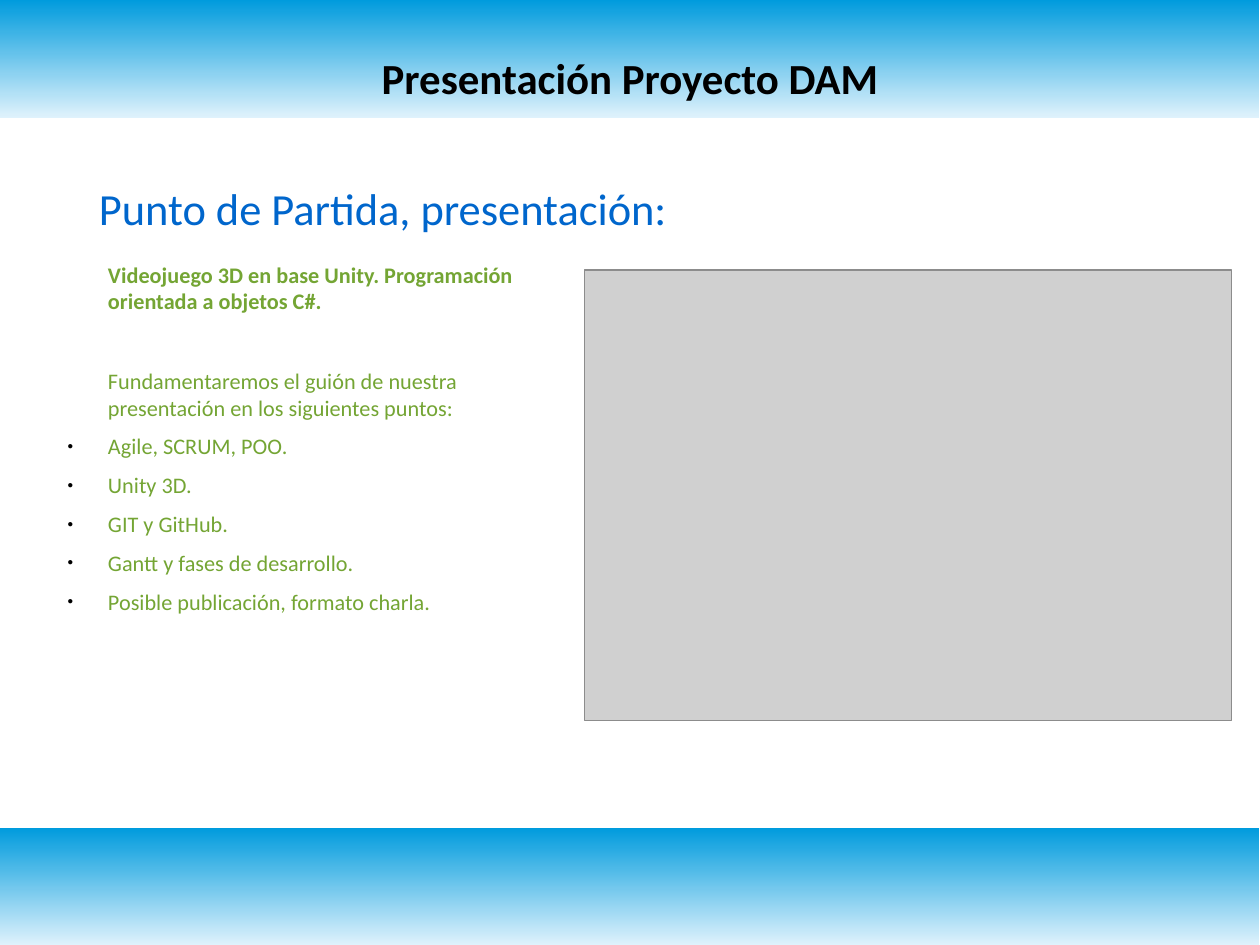
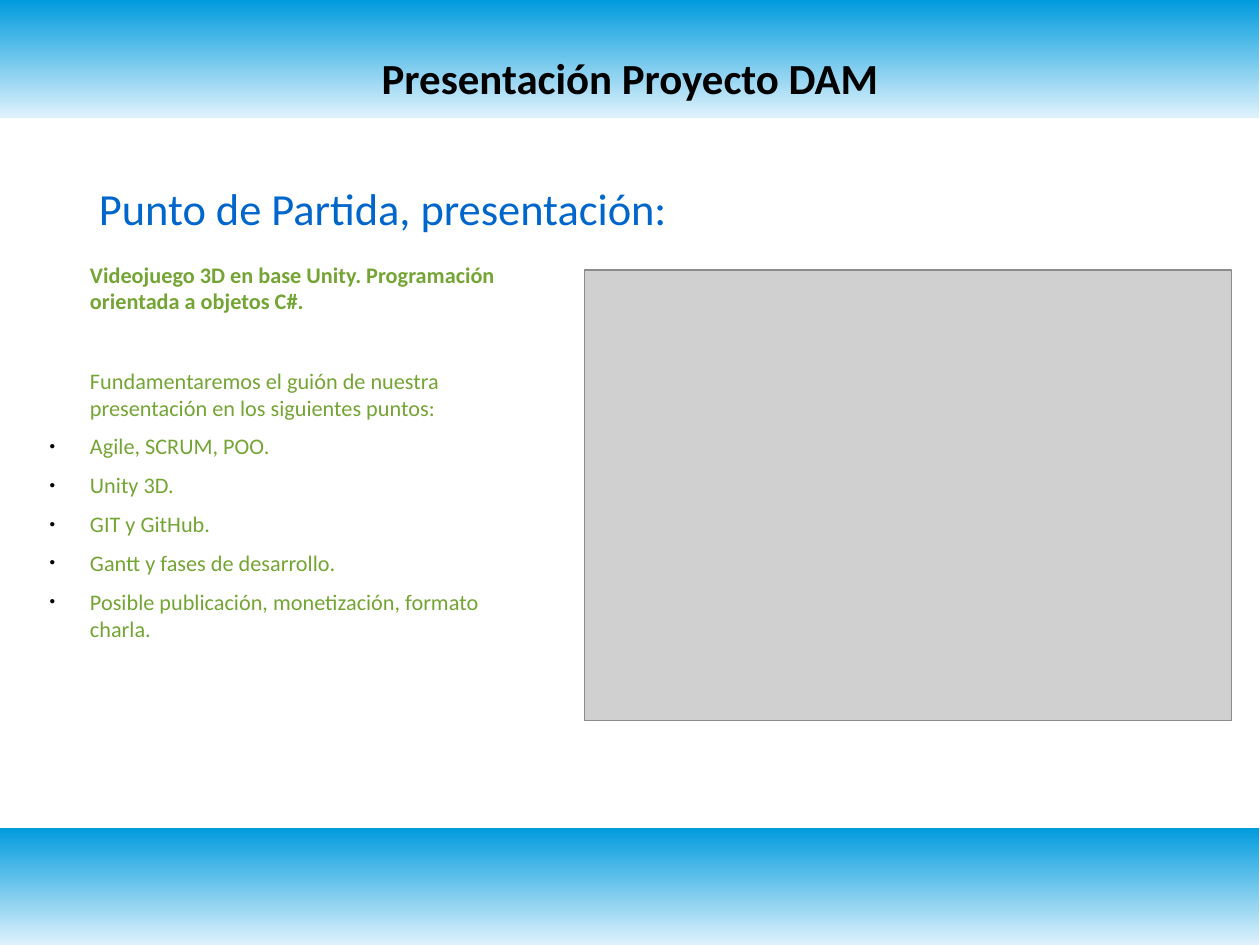
Before and after one commit to hectorgomezarino/ProyectoDAM, a slide deck: slide 2 of PresentaciónProyecto.odp. Drawn at 1260x945 pixels with LibreOffice and Linux fonts; fonts in the diff are those of the drawing; grey boxes stand for pictures. Boxes give left, top, right and bottom in pixels: in the first picture for what was removed or moved away, otherwise in the second. Text is boxed around its words. In the diff, an @@ line names an element or a change of style, - is before the commit and + after.

```diff
--- a/PresentaciónProyecto.odp
+++ b/PresentaciónProyecto.odp
@@ text "Videojuego 3D en base Unity. ..." moved from (x1=108, y1=267, x2=512, y2=614) to (x1=90, y1=267, x2=494, y2=637) @@
@@ text at (x1=90, y1=594, x2=478, y2=637): text changed @@
-● Posible publicación, formato charla.
+● Posible publicación, monetización, formato charla.
```
Also in this commit, not shown: 1 other file.
